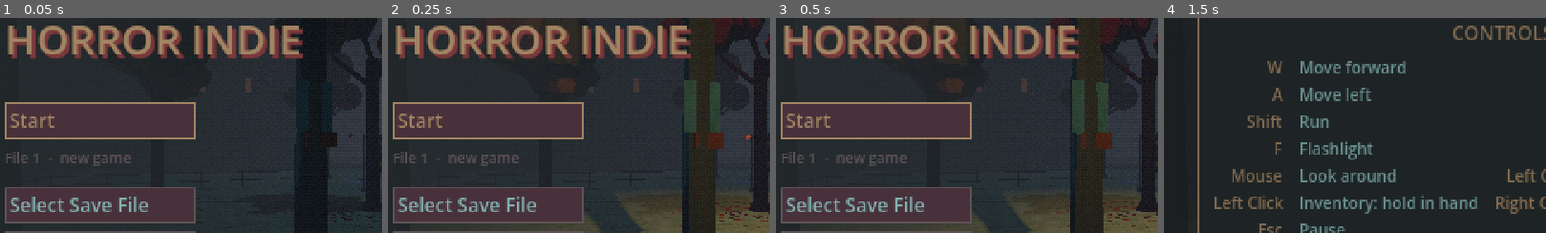
Above: before the commit, frames 1-4 (left to right).
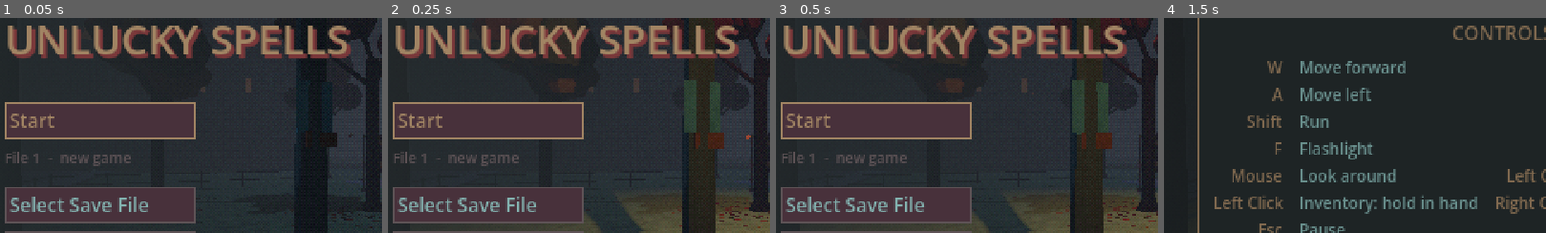
Above: after the commit, the same moments.

Repository: alexdragnea1/horror-indie
Game: Godot game, scene res://scenes/meniu_principal.tscn
Two runs of this game, one before a commit and one after it. Both use one fixed random seed, a clock stepped at 60 frames per second and the inputs below. Sound files missing from this copy of the repository are replaced by a short silence.
Inputs:
- Up to frame 1 (0.05 s): no input
- Up to frame 2 (0.25 s): no input
- Up to frame 3 (0.5 s): no input
- Up to frame 4 (1.5 s): click "Start" at 0.5 s; click "Start" at 1.25 s
The pictures show only the part of the screen within x 6-56%, y 17-67%; the shares and areas given below are measured in that part.

The runs differ from the first frame. In frame 1, 8.5% of the frame differs, in the area x 2-92%, y 3-20%; in frame 2, 8.4%; in frame 3, 8.4%; in frame 4, nothing differs.

Commit message:
Meniul principal: titlul Unlucky Spells
Co-Authored-By: Claude Opus 5.5 <noreply@anthropic.com>

Diff:
--- a/scripts/meniu_principal.gd
+++ b/scripts/meniu_principal.gd
@@ -7,6 +7,9 @@
 const SCENA_FUNDAL := "res://scenes/afara_bloc.tscn"
 const SUNET_STING := preload("res://sunete/ui_sting.ogg")
 const SUNET_CLIC := preload("res://sunete/ui_clic.ogg")
+## Numele jocului din meniu. Nu e `application/config/name` („Horror Indie”): pe ăla îl folosește Godot și pentru
+## folderul salvărilor (app_userdata\Horror Indie), deci dacă l-am schimba s-ar pierde salvările.
+const TITLU := "Unlucky Spells"
 
 ## De unde se uită camera și spre ce (în coordonatele scenei de afară).
 @export var pozitie_camera := Vector3(1.2, 1.35, 10.4)
@@ -143,7 +146,7 @@
 	ecran.add_child(coloana)
 
 	_titlu = Label.new()
-	_titlu.text = String(ProjectSettings.get_setting("application/config/name")).to_upper()
+	_titlu.text = TITLU.to_upper()
 	_titlu.add_theme_font_size_override("font_size", 26)
 	_titlu.add_theme_color_override("font_color", TemaMeniu.ACCENT)
 	_titlu.add_theme_color_override("font_shadow_color", Color("7b383a"))
Not shown, changed: CLAUDE.md
Not shown, changed: README.md
